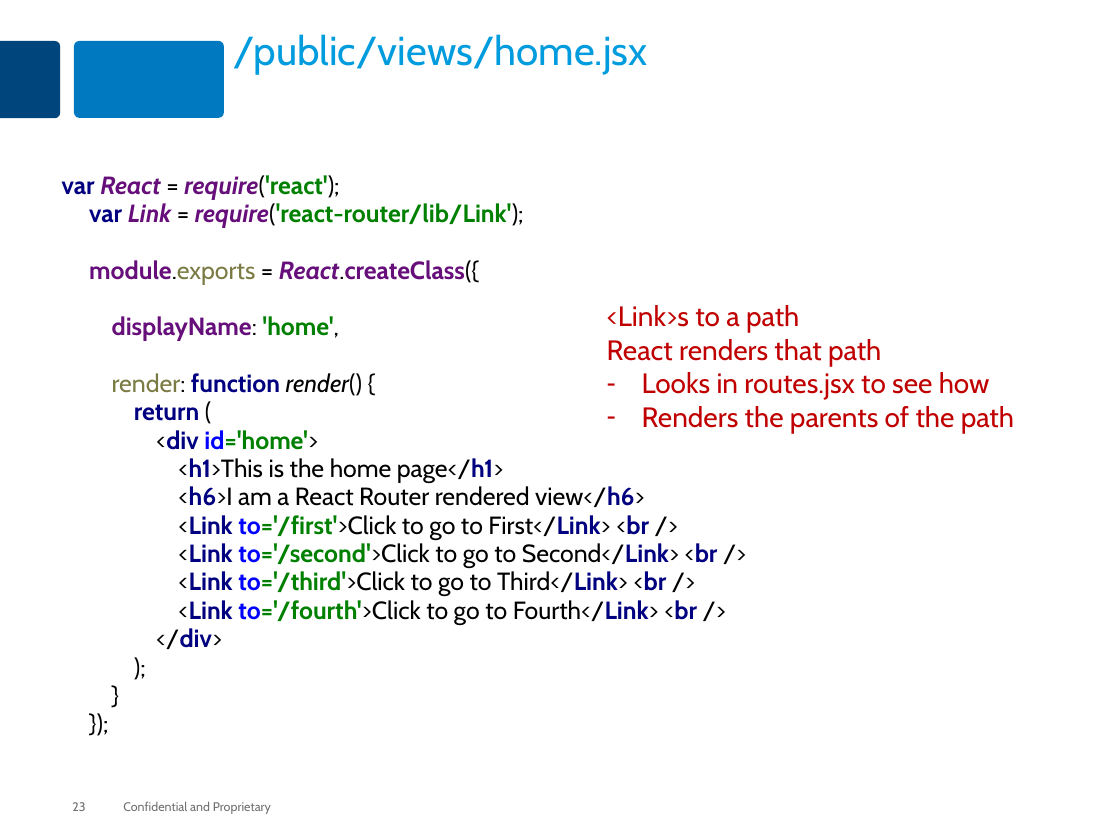
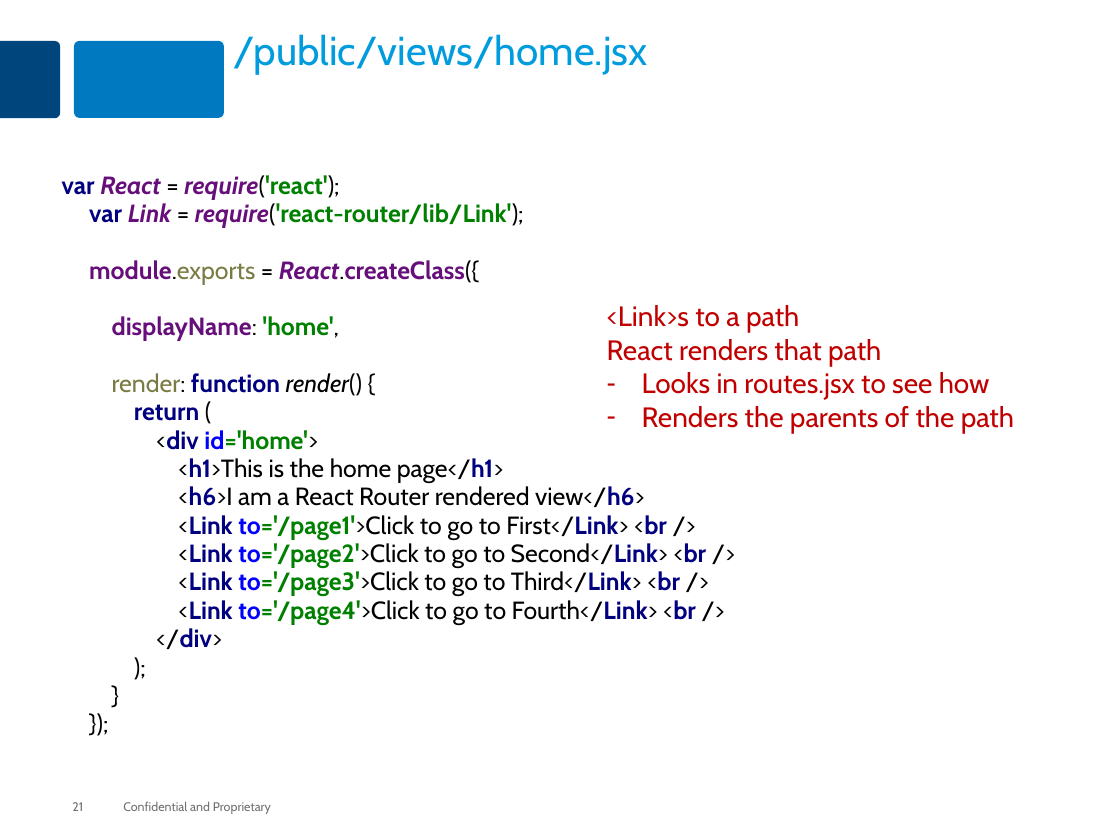
Before and after one commit to MaxMillington/nodePractice, a slide deck: slide 21 of node/lesson-84-react/react-kraken.pptx (slide 23 before the commit). Drawn at 1120x840 pixels with LibreOffice and Linux fonts; fonts in the diff are those of the drawing. Boxes give left, top, right and bottom in pixels: in the first picture for what was removed or moved away, otherwise in the second. Text is boxed around its words. In the diff, an @@ line names an element or a change of style, - is before the commit and + after.

```diff
--- a/node/lesson-84-react/react-kraken.pptx
+++ b/node/lesson-84-react/react-kraken.pptx
@@ text at (62, 175, 707, 649): text changed @@
-var React = require('react');
-var Link = require('react-router/lib/Link');
-module.exports = React.createClass({
-displayName: 'home',
-render: function render() {
-return (
-<div id='home'>
-<h1>This is the home page</h1>
-<h6>I am a React Router rendered view</h6>
-<Link to='/first'>Click to go to First</Link> <br />
-<Link to='/second'>Click to go to Second</Link> <br />
-<Link to='/third'>Click to go to Third</Link> <br />
-<Link to='/fourth'>Click to go to Fourth</Link> <br />
-</div>
-);
-}
-});
+var React = require('react');
+var Link = require('react-router/lib/Link');
+module.exports = React.createClass({
+displayName: 'home',
+render: function render() {
+return (
+<div id='home'>
+<h1>This is the home page</h1>
+<h6>I am a React Router rendered view</h6>
+<Link to='/page1'>Click to go to First</Link> <br />
+<Link to='/page2'>Click to go to Second</Link> <br />
+<Link to='/page3'>Click to go to Third</Link> <br />
+<Link to='/page4'>Click to go to Fourth</Link> <br />
+</div>
+);
+}
+});
@@ page number at (72, 802, 83, 811): text changed @@
-23
+21
```
Also in this commit, not shown: 8 other slides changed, 2 slides removed, 43 other files.
